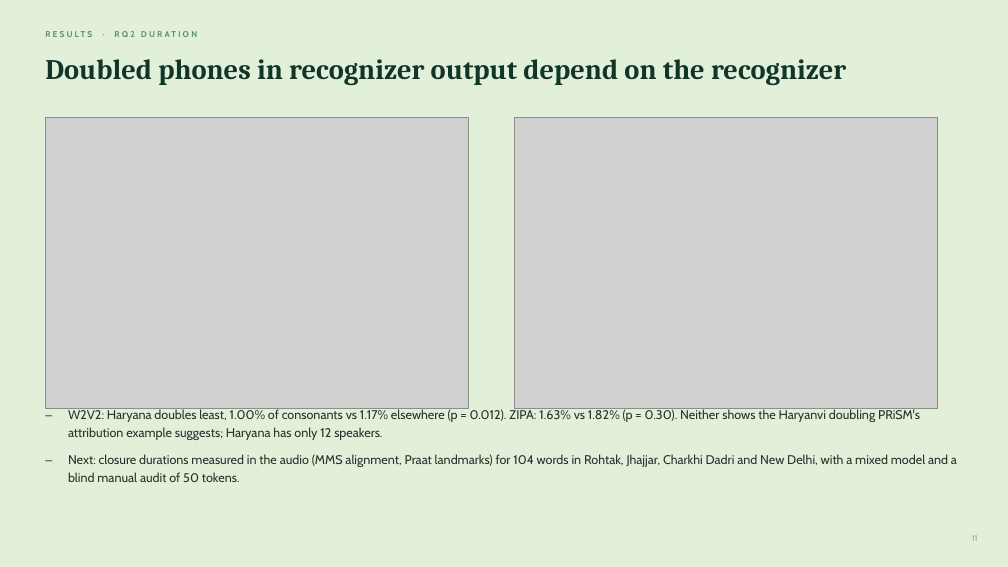
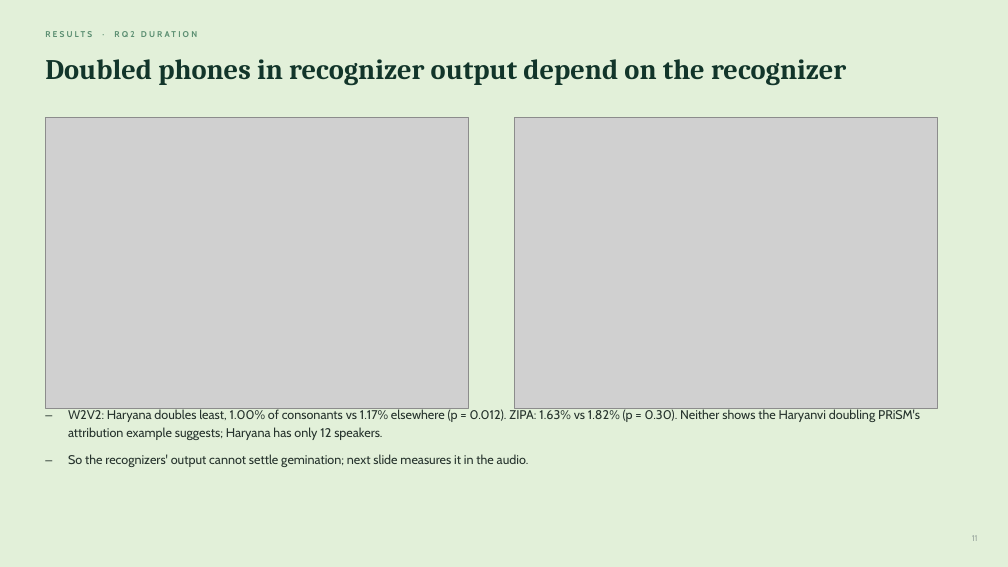
Before and after one commit to unignoramus11/sal-project, a slide deck: slide 11 of slides/mid/mid_evaluation.pptx. Drawn at 1008x567 pixels with LibreOffice and Linux fonts; fonts in the diff are those of the drawing; grey boxes stand for pictures. Boxes give left, top, right and bottom in pixels: in the first picture for what was removed or moved away, otherwise in the second. Text is boxed around its words. In the diff, an @@ line names an element or a change of style, - is before the commit and + after.

Commit message:
Add gemination acoustics to findings and deck

```diff
--- a/slides/mid/mid_evaluation.pptx
+++ b/slides/mid/mid_evaluation.pptx
@@ text at [68, 454, 529, 467]: text changed @@
-– Next: closure durations measured in the audio (MMS alignment, Praat landmarks) for 104 words in Rohtak, Jhajjar, Charkhi Dadri and New Delhi, with a mixed model and a blind manual audit of 50 tokens.
+– So the recognizers' output cannot settle gemination; next slide measures it in the audio.
```
Also in this commit, not shown: 3 other slides changed, 1 slide added, 3 other files.
